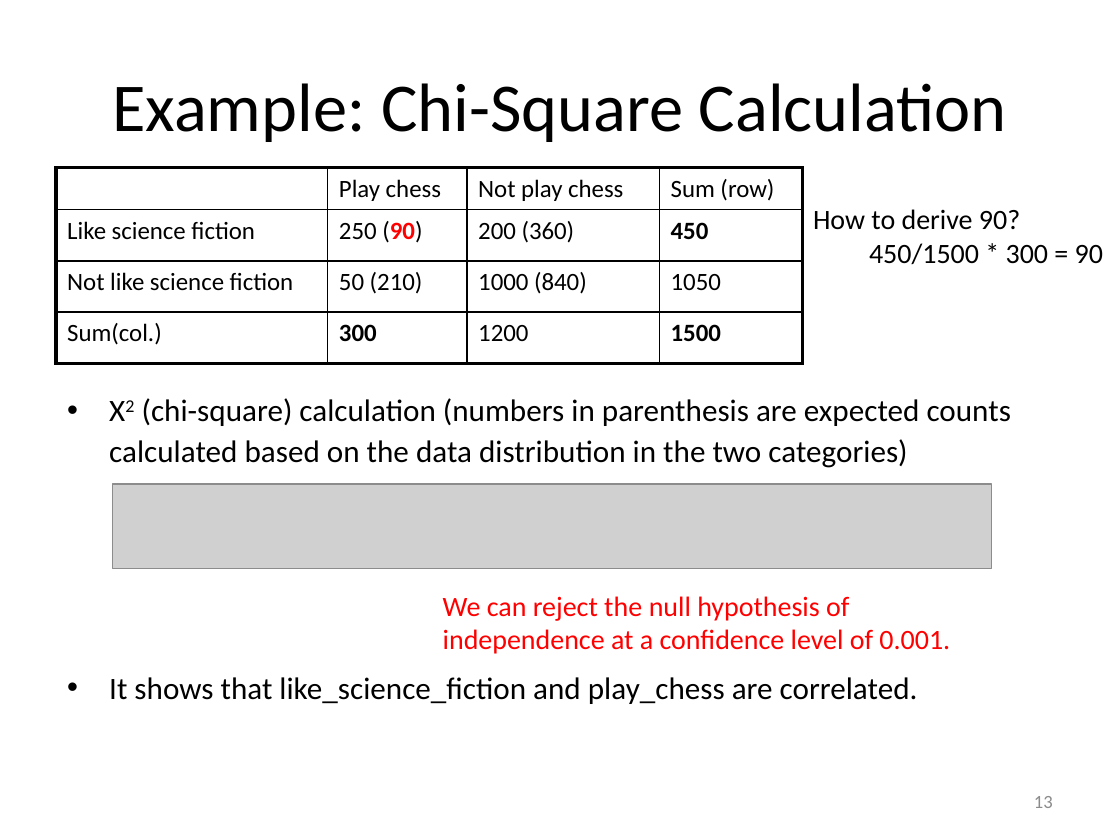
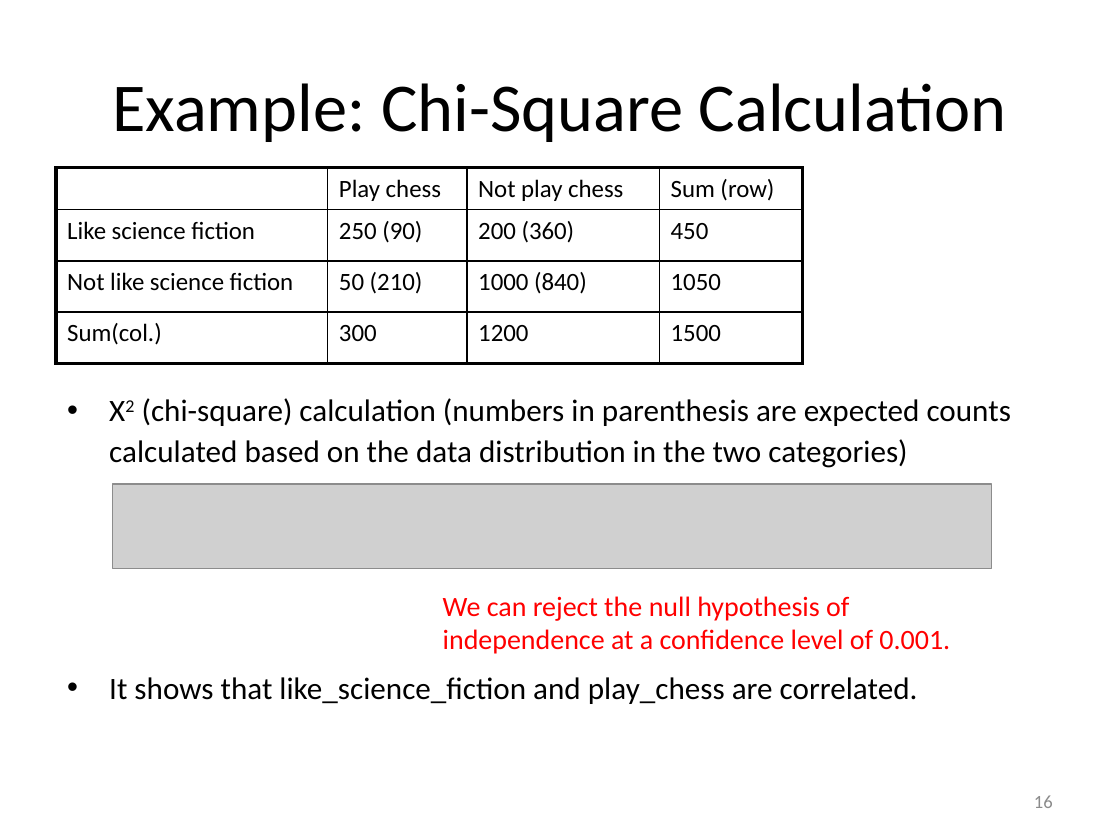
Before and after one commit to mjiang89/mjiang89.github.io, a slide deck: slide 16 of teaching/CS412Summer17-Chapter3.pptx (slide 13 before the commit). Drawn at 1120x840 pixels with LibreOffice and Linux fonts; fonts in the diff are those of the drawing; grey boxes stand for pictures. Boxes give left, top, right and bottom in pixels: in the first picture for what was removed or moved away, otherwise in the second. Text is boxed around its words. In the diff, an @@ line names an element or a change of style, - is before the commit and + after.

```diff
--- a/teaching/CS412Summer17-Chapter3.pptx
+++ b/teaching/CS412Summer17-Chapter3.pptx
@@ table at (x1=56, y1=168, x2=803, y2=363) @@
@@ text colour #FF0000 to #000000 in "(90)" @@
@@ bold off in "(90)", "450", "300", "1500" @@
@@ text removed at (x1=813, y1=209, x2=1103, y2=264) @@
-How to derive 90?
-  450/1500 * 300 = 90
@@ page number at (x1=1034, y1=795, x2=1053, y2=808): text changed @@
-13
+16
```
Also in this commit, not shown: 8 other slides changed, 4 slides added, 2 other files.
